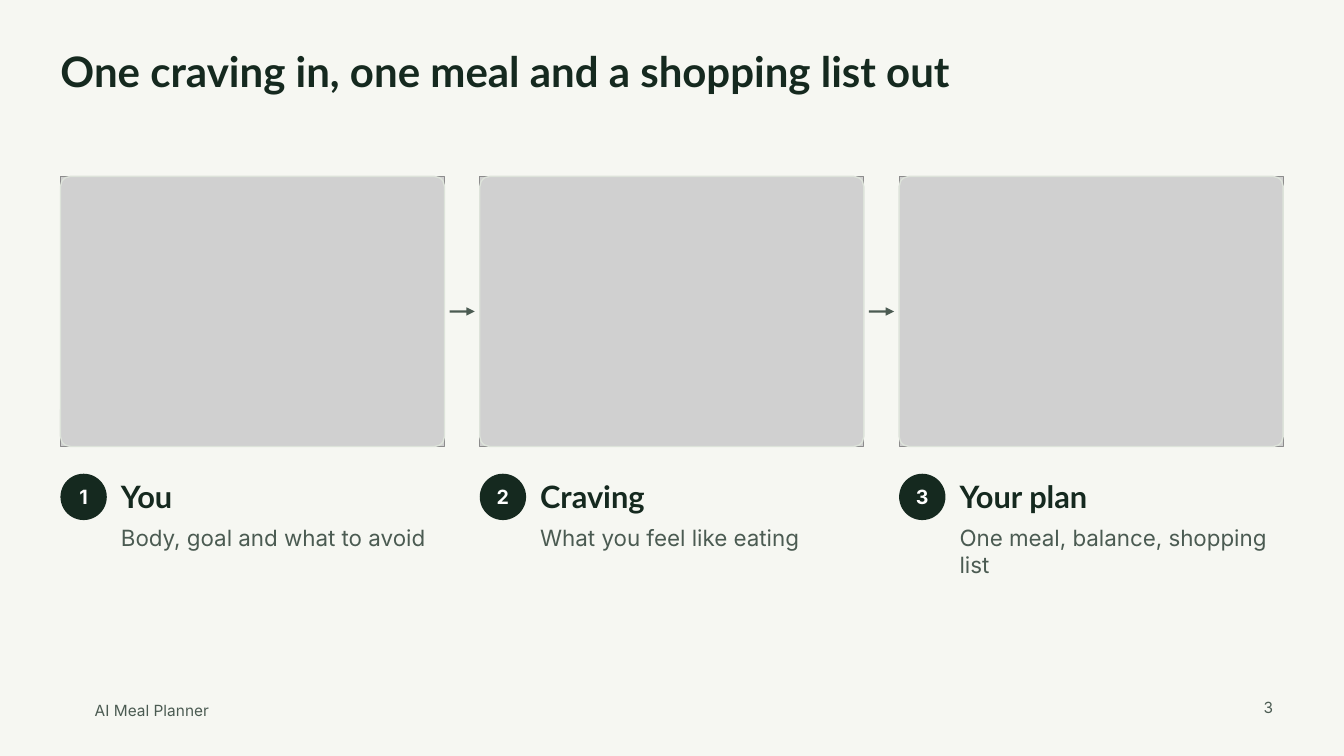
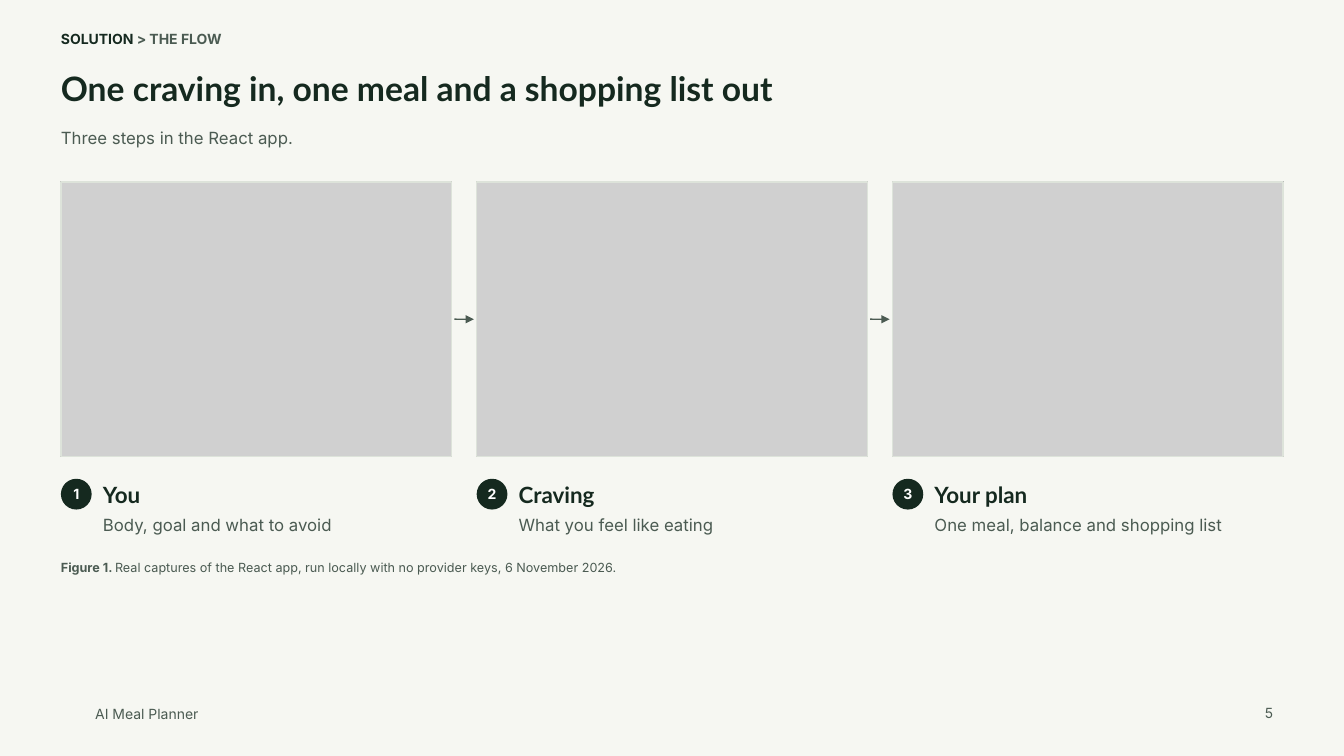
Before and after one commit to tuannm3812/ai-meal-planner, a slide deck: slide 5 of docs/showcase/deck/ai-meal-planner-deck.pptx (slide 3 before the commit). Drawn at 1344x756 pixels with LibreOffice and Linux fonts; fonts in the diff are those of the drawing; grey boxes stand for pictures; background and template pictures are left out. Boxes give left, top, right and bottom in pixels: in the first picture for what was removed or moved away, otherwise in the second. Text is boxed around its words. In the diff, an @@ line names an element or a change of style, - is before the commit and + after.

```diff
--- a/docs/showcase/deck/ai-meal-planner-deck.pptx
+++ b/docs/showcase/deck/ai-meal-planner-deck.pptx
@@ text added at [61,33,222,44], 10 pt, text #15291F, bold @@
+SOLUTION > THE FLOW
@@ title "One craving in, one meal ...": place and size @@
-title "One craving in, one meal ..." at [60,55,949,95]
+title "One craving in, one meal ..." at [61,76,773,107]
@@ title "One craving in, one meal ..." at [61,76,773,107]: size 30 to 24 pt @@
@@ text added at [61,131,293,148], 12 pt, text #4B5B52 @@
+Three steps in the React app.
@@ picture: place and size @@
-picture at [60,176,445,447]
+picture at [60,182,452,457]
@@ rectangle: place and size @@
-rectangle at [60,176,445,447]
+rectangle at [60,182,452,457]
@@ picture: place and size @@
-picture at [480,176,864,447]
+picture at [477,182,868,457]
@@ rectangle: place and size @@
-rectangle at [480,176,864,447]
+rectangle at [477,182,868,457]
@@ picture: place and size @@
-picture at [899,176,1284,447]
+picture at [892,182,1284,457]
@@ rounded rectangle to rectangle in 3 elements at [477,182,868,457], [60,182,452,457], [892,182,1284,457] @@
@@ rectangle: place and size @@
-rectangle at [899,176,1284,447]
+rectangle at [892,182,1284,457]
@@ arrow moved from (450, 312) - (475, 312) to (455, 320) - (474, 320) @@
@@ arrow (455, 320) - (474, 320): stroke #4B5B52 1.5 pt to #4B5B52 1 pt @@
@@ arrow moved from (869, 312) - (894, 312) to (870, 320) - (890, 320) @@
@@ arrow (870, 320) - (890, 320): stroke #4B5B52 1.5 pt to #4B5B52 1 pt @@
@@ ellipse "1": place and size @@
-ellipse "1" at [60,474,107,520]
+ellipse "1" at [60,479,92,510]
@@ text "You": place and size @@
-text "You" at [121,485,172,509]
+text "You" at [103,486,140,503]
@@ ellipse "2": place and size @@
-ellipse "2" at [480,474,526,520]
+ellipse "2" at [477,479,508,510]
@@ text "Craving": place and size @@
-text "Craving" at [540,485,644,514]
+text "Craving" at [519,486,595,507]
@@ size 14 to 10 pt in 3 elements at [60,479,92,510], [477,479,508,510], [892,479,924,510] @@
@@ ellipse "3": place and size @@
-ellipse "3" at [899,474,946,520]
+ellipse "3" at [892,479,924,510]
@@ size 22 to 16 pt in 3 elements at [103,486,140,503], [519,486,595,507], [934,486,1027,507] @@
@@ text "Your plan": place and size @@
-text "Your plan" at [960,485,1087,513]
+text "Your plan" at [934,486,1027,507]
@@ text "Body, goal and what to ...": place and size @@
-text "Body, goal and what to ..." at [121,529,425,551]
+text "Body, goal and what to ..." at [103,518,332,535]
@@ text "Body, goal and what to ..." at [103,518,332,535]: size 16 to 12 pt @@
@@ text "What you feel like eating" at [519,518,713,535]: size 16 to 12 pt @@
@@ text "What you feel like eating": place and size @@
-text "What you feel like eating" at [540,529,799,551]
+text "What you feel like eating" at [519,518,713,535]
@@ text at [934,518,1221,535]: text changed; size 16 to 12 pt @@
-One meal, balance, shopping list
+One meal, balance and shopping list
@@ text added at [61,562,616,575], 9 pt, text #4B5B52 @@
+Figure 1. Real captures of the React app, run locally with no provider keys, 6 November 2026.
@@ text "AI Meal Planner" at [95,709,198,719]: size 11 to 10 pt @@
@@ page number removed at [1264,701,1273,713] @@
-3
@@ page number added at [1265,708,1273,718], 10 pt, text #4B5B52 @@
+5
```
Also in this commit, not shown: 7 other slides changed, 6 slides added, 4 slides removed, 9 other files.
